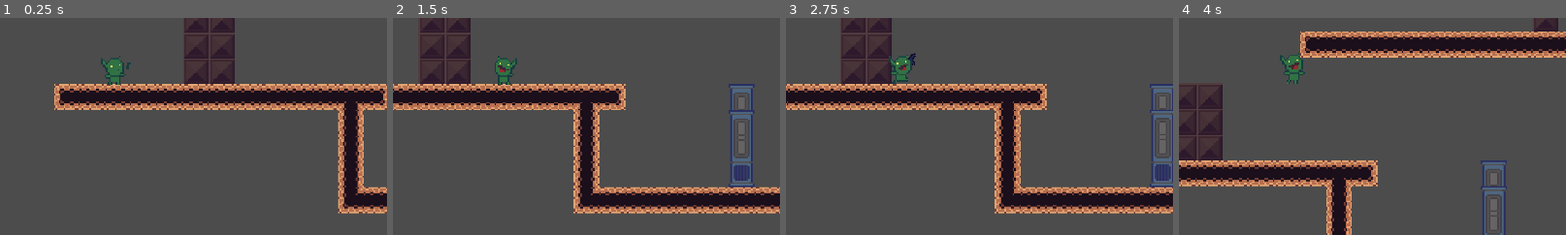
Above: before the commit, frames 1-4 (left to right).
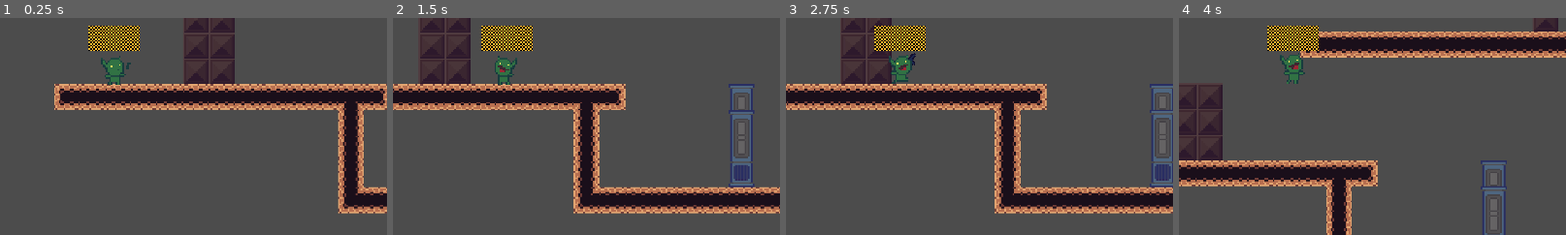
Above: after the commit, the same moments.

Repository: htimsekim/gobbo
Game: Godot game, scene res://src/Main/Game.tscn
Same seed, same stepped clock (60 frames per second), same inputs: the game is played once before the commit and once after it.
Inputs (mouse positions are % of the whole screen's width and height, from its top left):
- Up to frame 1 (0.25 s): no input
- Up to frame 2 (1.5 s): tap Enter at 0.5 s; move the mouse to (72, 45) at 0.52 s; hold Right (move_right) 0.53-1.25 s; hold Space (jump) 0.53-1.25 s; click (72, 45) at 0.67 s; drag from (30, 55) to (45, 70) at 1.27 s
- Up to frame 3 (2.75 s): tap Space (jump) at 2, 2.3 s; move the mouse to (60, 28) at 2.02 s; hold A (move_left) from 2.03 s (still down); hold Right mouse button (shoot) from 2.03 s (still down)
- Up to frame 4 (4 s): release A (move_left) at 2.75 s; release Right mouse button (shoot) at 2.75 s; drag from (45, 70) to (20, 35) at 2.77 s; tap Enter at 3.5 s; move the mouse to (80, 65) at 3.52 s; hold Right (move_right) from 3.53 s (still down); hold Space (jump) from 3.53 s (still down)
The pictures show only the part of the screen within x 35-85%, y 38-88%; the shares and areas given below are measured in that part.

The runs differ from the first frame. In frame 1, 1.5% of the frame differs, in the area x 22-37%, y 3-16%; in frame 2, 1.5%; in frame 3, 1.5%; in frame 4, 1.5%.

Commit message:
enemy killed

Diff:
--- a/assets/art/tileset/tileset.tres
+++ b/assets/art/tileset/tileset.tres
@@ -327,6 +327,11 @@
 1/autotile/z_index_map = [ Vector3( 0, 0, 1 ), Vector3( 1, 0, 1 ) ]
 1/occluder_offset = Vector2( 0, 0 )
 1/navigation_offset = Vector2( 0, 0 )
+1/shape_offset = Vector2( 0, 0 )
+1/shape_transform = Transform2D( 1, 0, 0, 1, 0, 0 )
+1/shape = SubResource( 1 )
+1/shape_one_way = false
+1/shape_one_way_margin = 1.0
 1/shapes = [ {
 "autotile_coord": Vector2( 0, 0 ),
 "one_way": false,
@@ -358,6 +363,11 @@
 2/autotile/z_index_map = [  ]
 2/occluder_offset = Vector2( 0, 0 )
 2/navigation_offset = Vector2( 0, 0 )
+2/shape_offset = Vector2( 0, 0 )
+2/shape_transform = Transform2D( 1, 0, 0, 1, 0, 0 )
+2/shape = SubResource( 3 )
+2/shape_one_way = false
+2/shape_one_way_margin = 1.0
 2/shapes = [ {
 "autotile_coord": Vector2( 0, 0 ),
 "one_way": false,
@@ -657,6 +667,11 @@
 4/autotile/z_index_map = [  ]
 4/occluder_offset = Vector2( 0, 0 )
 4/navigation_offset = Vector2( 0, 0 )
+4/shape_offset = Vector2( 0, 0 )
+4/shape_transform = Transform2D( 1, 0, 0, 1, 0, 0 )
+4/shape = SubResource( 50 )
+4/shape_one_way = true
+4/shape_one_way_margin = 1.0
 4/shapes = [ {
 "autotile_coord": Vector2( 0, 0 ),
 "one_way": true,
@@ -673,6 +688,11 @@
 5/tile_mode = 0
 5/occluder_offset = Vector2( 0, 0 )
 5/navigation_offset = Vector2( 0, 0 )
+5/shape_offset = Vector2( 0, 0 )
+5/shape_transform = Transform2D( 1, 0, 0, 1, 0, 0 )
+5/shape = SubResource( 51 )
+5/shape_one_way = true
+5/shape_one_way_margin = 1.0
 5/shapes = [ {
 "autotile_coord": Vector2( 0, 0 ),
 "one_way": true,
@@ -698,6 +718,11 @@
 7/autotile/z_index_map = [  ]
 7/occluder_offset = Vector2( 0, 0 )
 7/navigation_offset = Vector2( 0, 0 )
+7/shape_offset = Vector2( 0, 0 )
+7/shape_transform = Transform2D( 1, 0, 0, 1, 0, 0 )
+7/shape = SubResource( 52 )
+7/shape_one_way = false
+7/shape_one_way_margin = 1.0
 7/shapes = [ {
 "autotile_coord": Vector2( 0, 0 ),
 "one_way": false,
@@ -993,6 +1018,11 @@
 8/autotile/z_index_map = [  ]
 8/occluder_offset = Vector2( 0, 0 )
 8/navigation_offset = Vector2( 0, 0 )
+8/shape_offset = Vector2( 0, 0 )
+8/shape_transform = Transform2D( 1, 0, 0, 1, 0, 0 )
+8/shape = SubResource( 98 )
+8/shape_one_way = true
+8/shape_one_way_margin = 1.0
 8/shapes = [ {
 "autotile_coord": Vector2( 0, 0 ),
 "one_way": true,
@@ -1034,6 +1064,11 @@
 9/autotile/z_index_map = [  ]
 9/occluder_offset = Vector2( 0, 0 )
 9/navigation_offset = Vector2( 0, 0 )
+9/shape_offset = Vector2( 0, 0 )
+9/shape_transform = Transform2D( 1, 0, 0, 1, 0, 0 )
+9/shape = SubResource( 102 )
+9/shape_one_way = true
+9/shape_one_way_margin = 1.0
 9/shapes = [ {
 "autotile_coord": Vector2( 11, 1 ),
 "one_way": true,
--- a/src/Objects/Enemy.gd
+++ b/src/Objects/Enemy.gd
@@ -1,19 +1,11 @@
 class_name Enemy
 extends Character
-
-signal health_updated(health)
-signal killed()
-
-export(float) var maxplyrhealth = 4
-export(float) var health = maxplyrhealth
-onready var test = 0
 
 func _physics_process(delta): # Called every frame. _delta isn't used
 	$AnimationPlayer.play("walk")
 
-	#var test = test_move(transform, speed * delta)
-#	print(test)
-
 func damage(amount): #called from projectile amount is 1
-	health = health - amount
-	_set_health(health, maxplyrhealth)
+	if $TextureProgress.value <= 0:
+		self.queue_free()
+	else:
+		$TextureProgress.value -= amount
--- a/src/Objects/Enemy.tscn
+++ b/src/Objects/Enemy.tscn
@@ -37,6 +37,7 @@
 ]]
 z_index = 3
 collision_layer = 8
+collision_mask = 5
 script = ExtResource( 2 )
 
 [node name="CollisionShape2D" type="CollisionShape2D" parent="."]
@@ -51,3 +52,15 @@
 offset = Vector2( 0, 1.5 )
 region_enabled = true
 region_rect = Rect2( 1, 1, 8, 13 )
+
+[node name="TextureProgress" type="TextureProgress" parent="."]
+visible = false
+margin_left = -17.8267
+margin_top = -15.0605
+margin_right = 22.1733
+margin_bottom = -8.06047
+max_value = 200.0
+value = 200.0
+__meta__ = {
+"_edit_use_anchors_": false
+}
--- a/src/Objects/Player.gd
+++ b/src/Objects/Player.gd
@@ -66,7 +66,7 @@
 # Calculates new velocity. It allows you to interrupt jumps.
 func calculate_move_velocity(linear_velocity, direction, speed, is_jump_interrupted ):
 	var velocity = linear_velocity
-	#velocity.x = speed.x * direction.x
+
 	if direction.y != 0.0: velocity.y = speed.y * direction.y
 	if is_jump_interrupted: velocity.y = 0.0
 
--- a/src/Objects/Player.tscn
+++ b/src/Objects/Player.tscn
@@ -1,8 +1,9 @@
-[gd_scene load_steps=16 format=2]
+[gd_scene load_steps=17 format=2]
 
 [ext_resource path="res://assets/art/player/goblin.png" type="Texture" id=1]
 [ext_resource path="res://src/Objects/Player.gd" type="Script" id=2]
 [ext_resource path="res://src/Objects/Gun.gd" type="Script" id=3]
+[ext_resource path="res://assets/art/ui/link.png" type="Texture" id=4]
 
 [sub_resource type="RectangleShape2D" id=1]
 extents = Vector2( 5, 7.5 )
@@ -376,5 +377,18 @@
 autostart = true
 
 [node name="BlinkTimer" type="Timer" parent="."]
+
+[node name="TextureProgress" type="TextureProgress" parent="."]
+margin_left = 17.3783
+margin_top = -28.0
+margin_right = 33.3783
+margin_bottom = 4.0
+rect_rotation = 90.0
+value = 100.0
+texture_progress = ExtResource( 4 )
+fill_mode = 3
+__meta__ = {
+"_edit_use_anchors_": false
+}
 [connection signal="timeout" from="ProjectileTimer" to="." method="_on_ProjectileTimer_timeout"]
 [connection signal="timeout" from="BlinkTimer" to="." method="_on_BlinkTimer_timeout"]
--- a/src/Objects/projectile.gd
+++ b/src/Objects/projectile.gd
@@ -1,7 +1,6 @@
 extends Area2D
 
 onready var speed = 200
-var enemyhealth = 5
 onready var plyrspeed = Global.get_node("plyrInst")._velocity.x
 onready var plyrdir = Global.get_node("plyrInst/Sprite").scale.x
 
@@ -12,18 +11,8 @@
 		position += transform.x * speed * delta
 
 func _on_Bullet_body_entered(body):
-	if body.is_in_group("lvl") or body.is_in_group("enemy") or body.is_in_group("Player"):
-
-		if body.get_class() == "TileMap":
-			var tileindx = body.world_to_map(position)
-			if body.get_cellv(tileindx) != 5:
-				print(body.get_cellv(tileindx))
-				queue_free()
-		else:
-			queue_free()
+	if body.is_in_group("lvl") or body.is_in_group("enemy"):
+		queue_free()
 
 	if body.is_in_group("enemy"):
-		body.damage(1)
-
-	if body.is_in_group("Player"):
-		body.damage(1)
+		body.damage(10)
--- a/src/Objects/projectile.tscn
+++ b/src/Objects/projectile.tscn
@@ -38,7 +38,7 @@
 z_index = 25
 z_as_relative = false
 collision_layer = 4
-collision_mask = 11
+collision_mask = 15
 script = ExtResource( 1 )
 
 [node name="Sprite" type="Sprite" parent="."]
